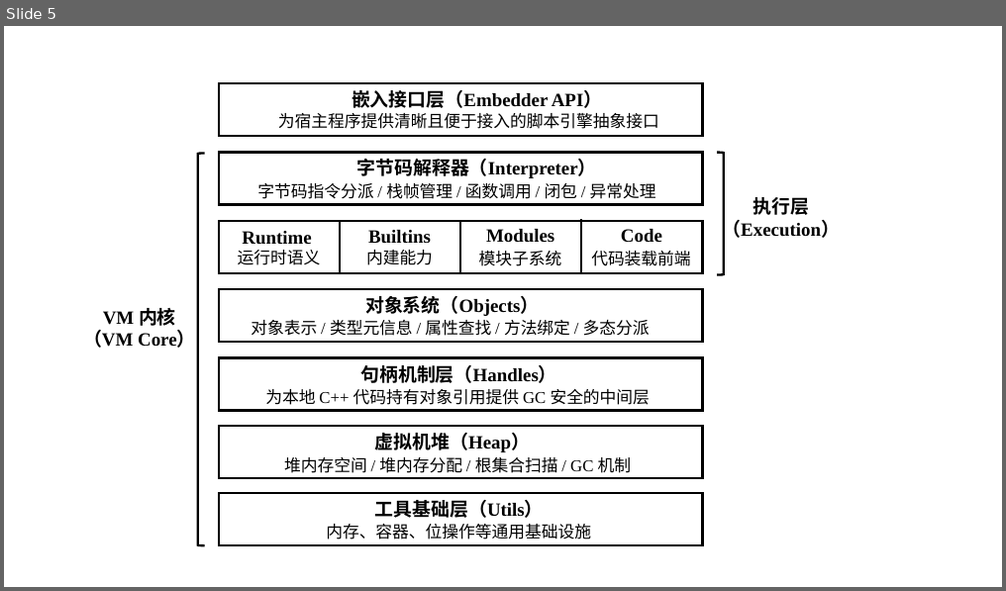
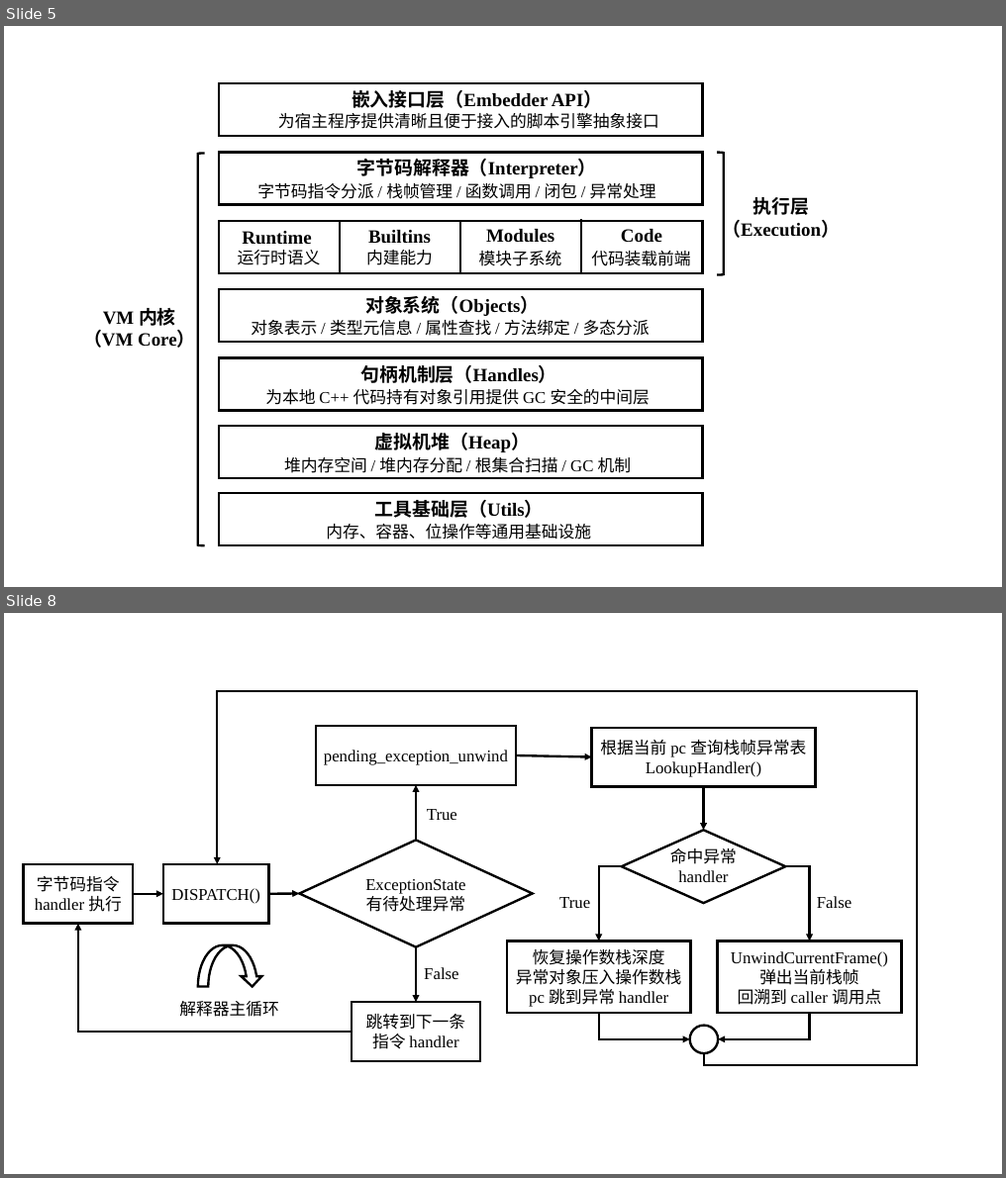
Before and after one commit to WU-SUNFLOWER/S.A.A.U.S.O, a slide deck: docs/thesis/pictures.pptx. Shown one above the other, each under a label of ours: slide 5 before the commit, slides 5 and 8 after it; the slides between them are not shown. The pictures are 1006x591 and 1006x1178 pixels, drawn with LibreOffice and Linux fonts; fonts in the diff are those of the drawing. Boxes give left, top, right and bottom in pixels: in the first picture for what was removed or moved away, otherwise in the second. Text is boxed around its words. In the diff, an @@ line names an element or a change of style, - is before the commit and + after.

```diff
--- a/docs/thesis/pictures.pptx
+++ b/docs/thesis/pictures.pptx
@@ slide 8 added at (4, 613, 1002, 1174), background #CAEACE @@
@@ elbow arrow added from (918, 691) to (218, 864), #000000 2.25 pt @@
@@ elbow line added from (704, 1054) to (917, 691), #000000 2.25 pt @@
@@ rectangle added at (316, 726, 516, 785), outline #000000 2.25 pt, 16 pt, text #000000 @@
+pending_exception_unwind
@@ rectangle added at (592, 728, 816, 786), outline #000000 2.25 pt, 16 pt, text #000000 @@
+根据当前 pc 查询栈帧异常表 LookupHandler()
@@ arrow added from (516, 756) to (592, 758), #000000 2.25 pt @@
@@ arrow added from (416, 840) to (416, 785), #000000 2.25 pt @@
@@ arrow added from (704, 786) to (704, 830), #000000 2.25 pt @@
@@ text added at (427, 809, 457, 820), 16 pt, text #000000 @@
+True
@@ diamond added at (300, 840, 533, 947), outline #000000 2.25 pt, 16 pt, text #000000 @@
+ExceptionState有待处理异常
@@ diamond added at (622, 830, 785, 903), outline #000000 2.25 pt, 16 pt, text #000000 @@
+命中异常 handler
@@ rectangle added at (24, 864, 133, 924), outline #000000 2.25 pt, 16 pt, text #000000 @@
+字节码指令 handler 执行
@@ rectangle added at (163, 864, 269, 924), outline #000000 2.25 pt, 16 pt, text #000000 @@
+DISPATCH()
@@ elbow arrow added from (622, 866) to (599, 941), #000000 2.25 pt @@
@@ elbow arrow added from (785, 866) to (810, 941), #000000 2.25 pt @@
@@ arrow added from (133, 894) to (163, 894), #000000 2.25 pt @@
@@ arrow added from (269, 894) to (300, 894), #000000 2.25 pt @@
@@ text added at (559, 897, 590, 908), 16 pt, text #000000 @@
+True
@@ text added at (817, 896, 851, 908), 16 pt, text #000000 @@
+False
@@ elbow arrow added from (351, 1032) to (78, 924), #000000 2.25 pt @@
@@ curved down arrow added at (198, 946, 262, 986), outline #000000 2.25 pt @@
@@ arrow added from (416, 948) to (416, 1002), #000000 2.25 pt @@
@@ text added at (424, 967, 458, 979), 16 pt, text #000000 @@
+False
@@ rectangle added at (507, 941, 691, 1013), outline #000000 2.25 pt, 16 pt, text #000000 @@
+恢复操作数栈深度
+异常对象压入操作数栈
+pc 跳到异常 handler
@@ rectangle added at (718, 941, 902, 1013), outline #000000 2.25 pt, 16 pt, text #000000 @@
+UnwindCurrentFrame()
+弹出当前栈帧
+回溯到 caller 调用点
@@ text added at (179, 1001, 278, 1017), 16 pt, text #000000 @@
+解释器主循环
@@ rectangle added at (351, 1002, 480, 1061), outline #000000 2.25 pt, 16 pt, text #000000 @@
+跳转到下一条指令 handler
@@ elbow arrow added from (599, 1013) to (690, 1040), #000000 2.25 pt @@
@@ ellipse added at (690, 1026, 718, 1054), outline #000000 2.25 pt @@
@@ elbow arrow added from (810, 1013) to (718, 1040), #000000 2.25 pt @@
```
Also in this commit, not shown: 1 slide changed, 1 other slide added, 3 other files.
